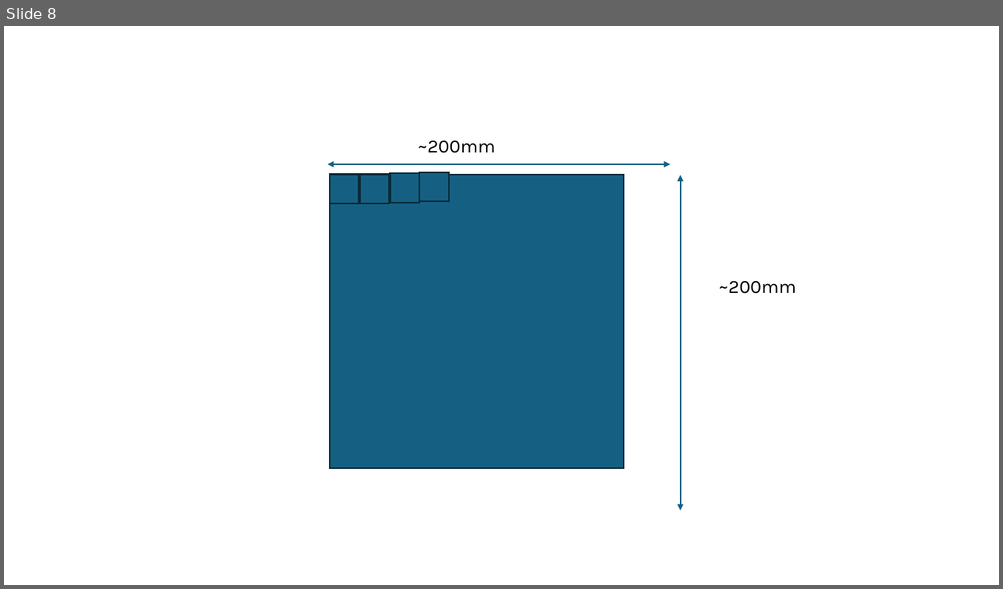
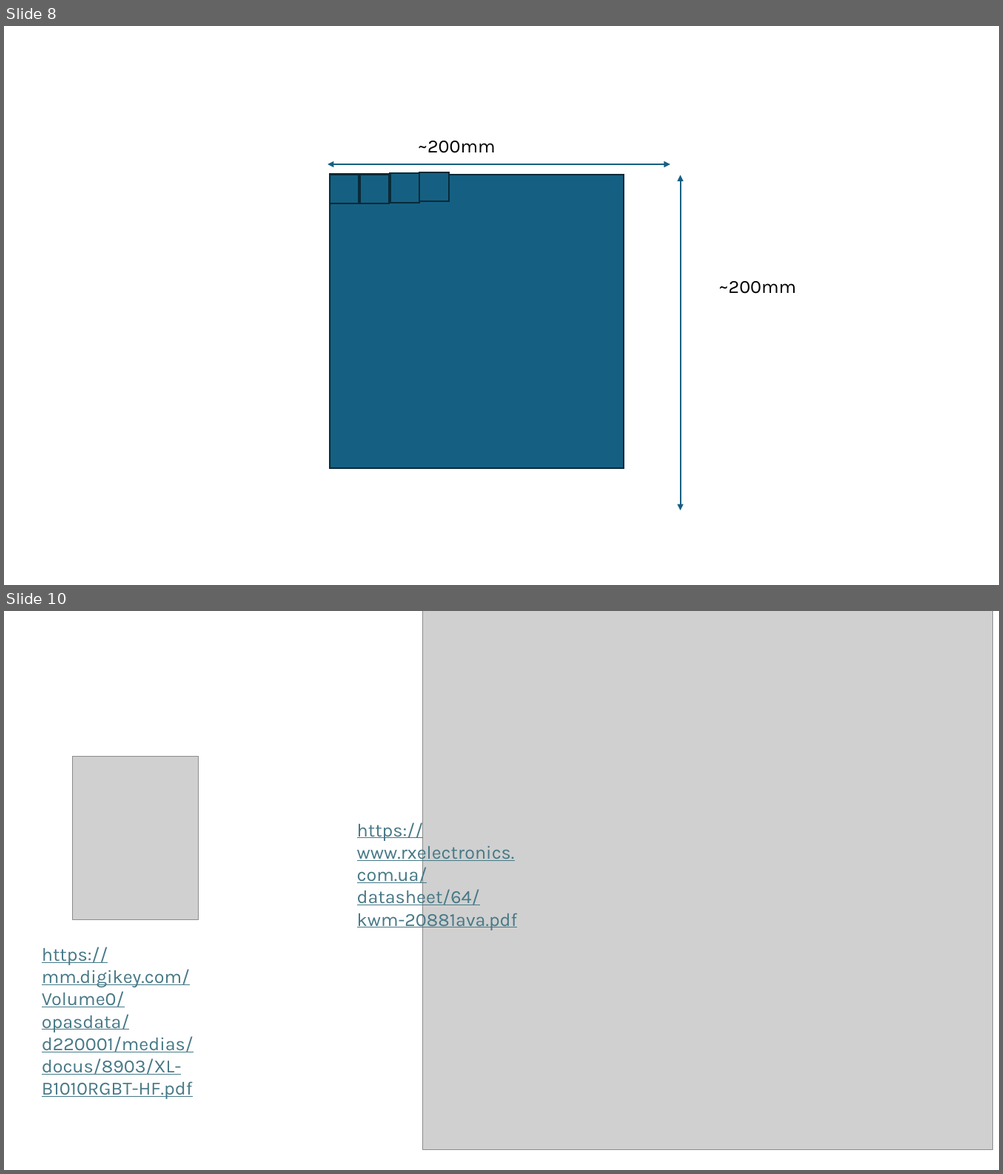
Before and after one commit to PokeXMagikarp/desk-display, a slide deck: LED DISPLAY.pptx. Shown one above the other, each under a label of ours: slide 8 before the commit, slides 8 and 10 after it; the slides between them are not shown. The pictures are 1003x589 and 1003x1174 pixels, drawn with LibreOffice and Linux fonts; fonts in the diff are those of the drawing; grey boxes stand for pictures. Boxes give left, top, right and bottom in pixels: in the first picture for what was removed or moved away, otherwise in the second. Text is boxed around its words. In the diff, an @@ line names an element or a change of style, - is before the commit and + after.

```diff
--- a/LED DISPLAY.pptx
+++ b/LED DISPLAY.pptx
@@ slide 10 added at (4,611,999,1170), background #FFFFFF @@
@@ picture added at (423,611,993,1150) @@
@@ picture added at (73,757,199,920) @@
@@ text added at (357,820,518,931), 18 pt, text #467886, underline @@
+https://www.rxelectronics.com.ua/datasheet/64/kwm-20881ava.pdf
@@ text added at (42,947,193,1099), 18 pt, text #467886, underline @@
+https://mm.digikey.com/Volume0/opasdata/d220001/medias/docus/8903/XL-B1010RGBT-HF.pdf
```
Also in this commit, not shown: 1 other slide added, 1 other file.
